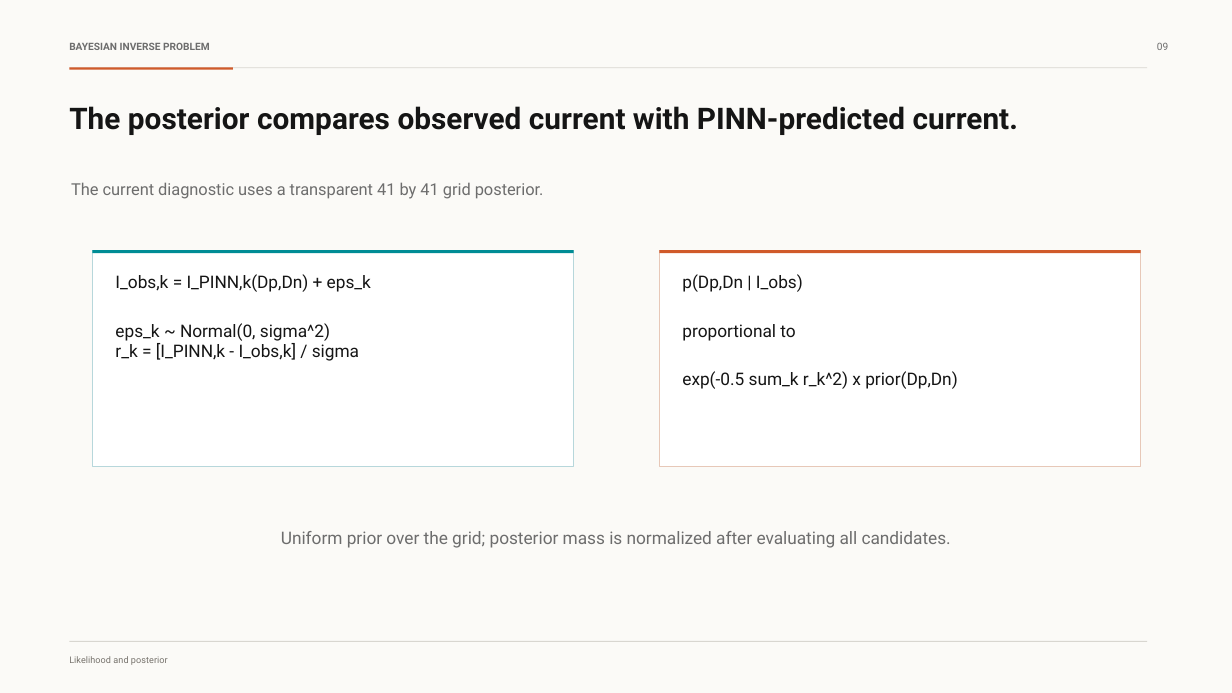
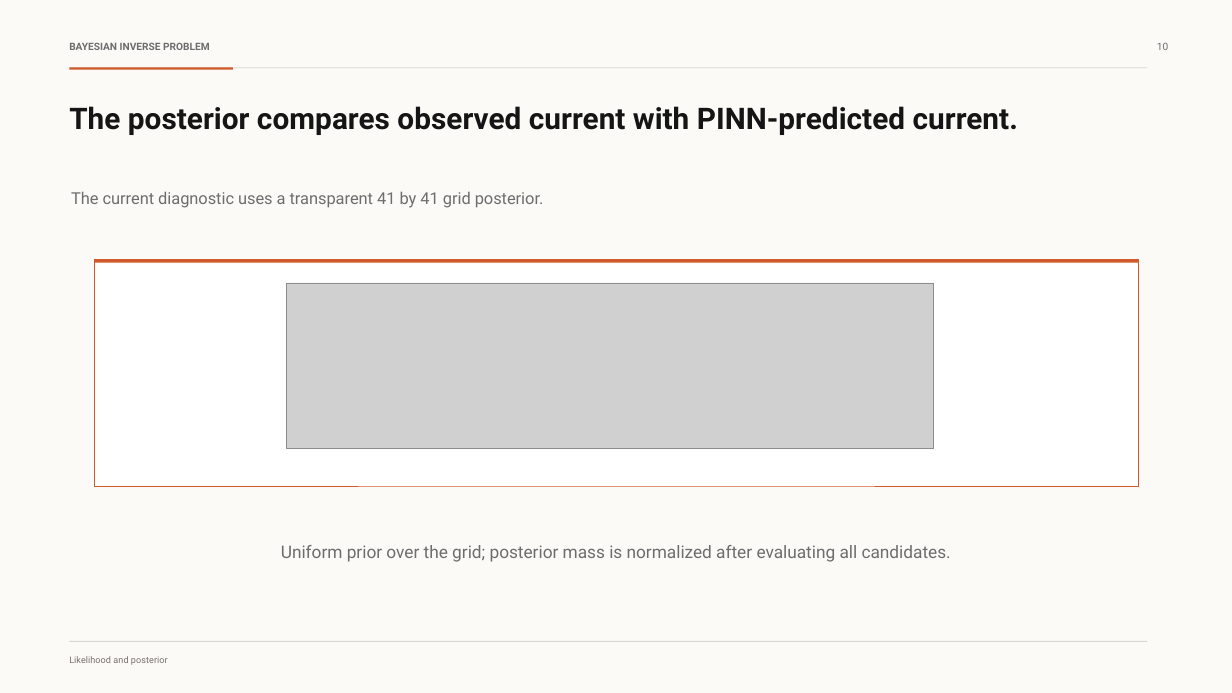
Before and after one commit to jack28257/PINN_JAX, a slide deck: slide 10 of presentation/pnp_pinn_current_inference_presentation.pptx (slide 9 before the commit). Drawn at 1232x693 pixels with LibreOffice and Linux fonts; fonts in the diff are those of the drawing; grey boxes stand for pictures. Boxes give left, top, right and bottom in pixels: in the first picture for what was removed or moved away, otherwise in the second. Text is boxed around its words. In the diff, an @@ line names an element or a change of style, - is before the commit and + after.

```diff
--- a/presentation/pnp_pinn_current_inference_presentation.pptx
+++ b/presentation/pnp_pinn_current_inference_presentation.pptx
@@ text at (x1=1157, y1=43, x2=1168, y2=50): text changed @@
-09
+10
@@ text "The current diagnostic uses a ..." moved from (x1=71, y1=182, x2=544, y2=199) to (x1=71, y1=191, x2=544, y2=208) @@
@@ rectangle removed at (x1=92, y1=250, x2=574, y2=467) @@
@@ rectangle removed at (x1=92, y1=250, x2=574, y2=253) @@
@@ rectangle added at (x1=94, y1=260, x2=1139, y2=486), fill #FFFFFF, outline #D05A2A 0.75 pt @@
@@ rectangle added at (x1=94, y1=260, x2=1139, y2=262), fill #D05A2A @@
@@ rectangle removed at (x1=660, y1=250, x2=1141, y2=467) @@
@@ rectangle removed at (x1=660, y1=250, x2=1141, y2=253) @@
@@ text removed at (x1=115, y1=274, x2=371, y2=361) @@
-I_obs,k = I_PINN,k(Dp,Dn) + eps_k
-eps_k ~ Normal(0, sigma^2)
-r_k = [I_PINN,k - I_obs,k] / sigma
@@ picture added at (x1=287, y1=283, x2=933, y2=448) @@
@@ text removed at (x1=682, y1=274, x2=958, y2=389) @@
-p(Dp,Dn | I_obs)
-proportional to
-exp(-0.5 sum_k r_k^2) x prior(Dp,Dn)
@@ text "Uniform prior over the grid; ..." moved from (x1=281, y1=531, x2=951, y2=548) to (x1=281, y1=545, x2=951, y2=562) @@
```
Also in this commit, not shown: 11 other slides changed, 2 slides added, 2 other files.
